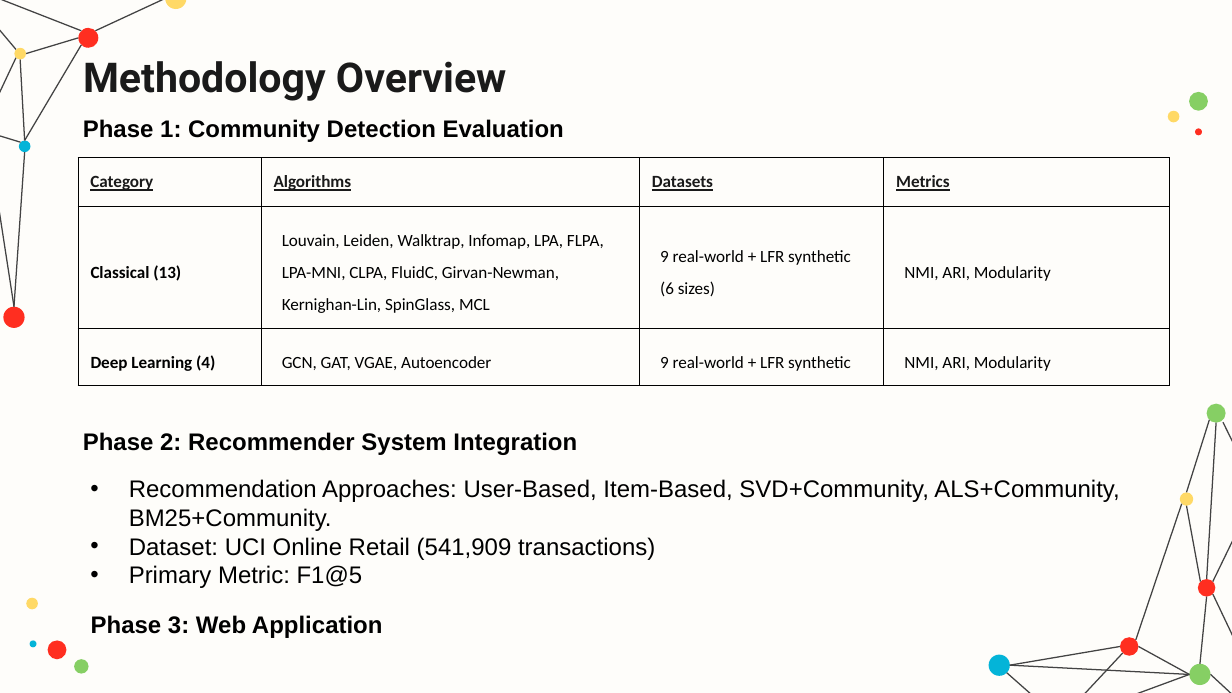
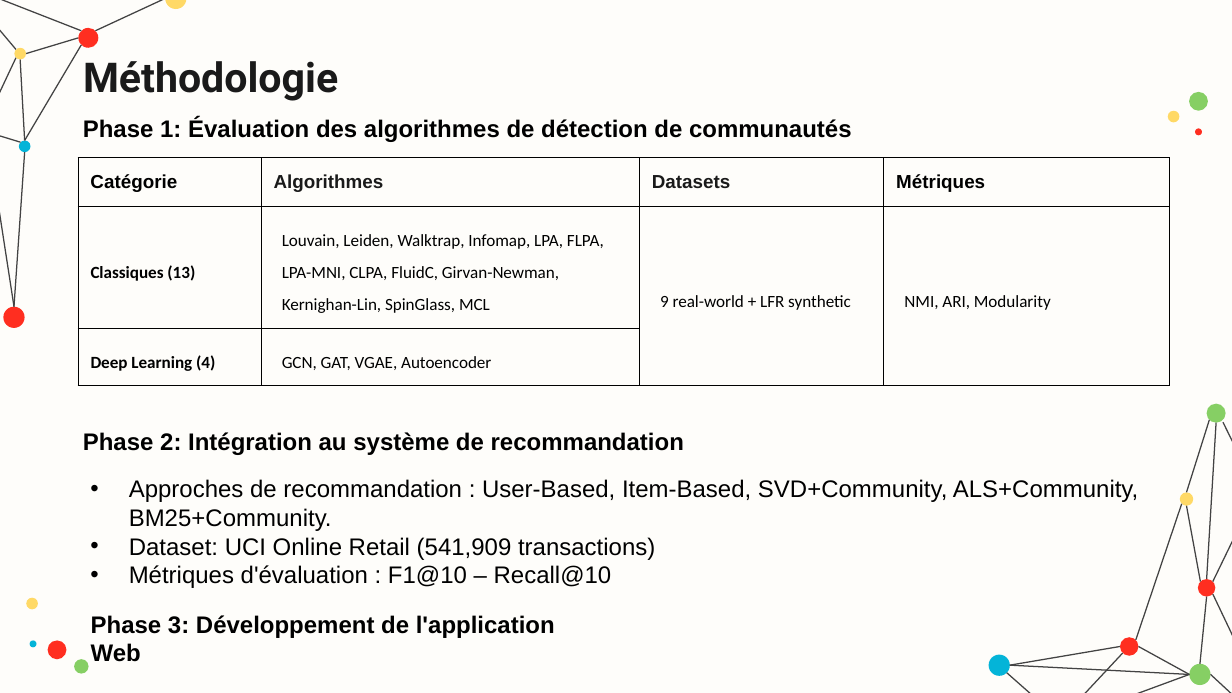
Before and after one commit to hamzamdn077/Master-Project, a slide deck: slide 12 of presentation.pptx (slide 14 before the commit). Drawn at 1232x693 pixels with LibreOffice and Linux fonts; fonts in the diff are those of the drawing. Boxes give left, top, right and bottom in pixels: in the first picture for what was removed or moved away, otherwise in the second. Text is boxed around its words. In the diff, an @@ line names an element or a change of style, - is before the commit and + after.

```diff
--- a/presentation.pptx
+++ b/presentation.pptx
@@ title at [83, 61, 338, 101]: text changed @@
-Methodology Overview
+Méthodologie
@@ text at [83, 118, 852, 142]: text changed @@
-Phase 1: Community Detection Evaluation
+Phase 1: Évaluation des algorithmes de détection de communautés
@@ table at [78, 158, 1169, 379] @@
-row 1: Category | Algorithms | Datasets | Metrics
+row 1: Catégorie | Algorithmes | Datasets | Métriques
-row 2, column 1: Classical (13)
+row 2, column 1: Classiques (13)
-row 2, column 3: 9 real-world + LFR synthetic (6 sizes)
+row 2, column 3: 9 real-world + LFR synthetic
-row 3, column 3: 9 real-world + LFR synthetic
+row 3, column 3: 
-row 3, column 4: NMI, ARI, Modularity
+row 3, column 4: 
@@ size 10 to 11 pt, font Calibri to Arial, underline off in "Datasets" @@
@@ text at [83, 432, 684, 455]: text changed @@
-Phase 2: Recommender System Integration
+Phase 2: Intégration au système de recommandation
@@ text at [129, 479, 1139, 531]: text changed @@
-• Recommendation Approaches: User-Based, Item-Based, SVD+Community, ALS+Community, BM25+Community.
+• Approches de recommandation : User-Based, Item-Based, SVD+Community, ALS+Community, BM25+Community.
@@ text at [129, 565, 612, 588]: text changed @@
-• Primary Metric: F1@5
+• Métriques d'évaluation : F1@10 – Recall@10
@@ text at [91, 615, 555, 662]: text changed @@
-Phase 3: Web Application
+Phase 3: Développement de l'application Web
```
Also in this commit, not shown: 8 other slides changed, 18 slides added, 20 slides removed, 2 other files.
